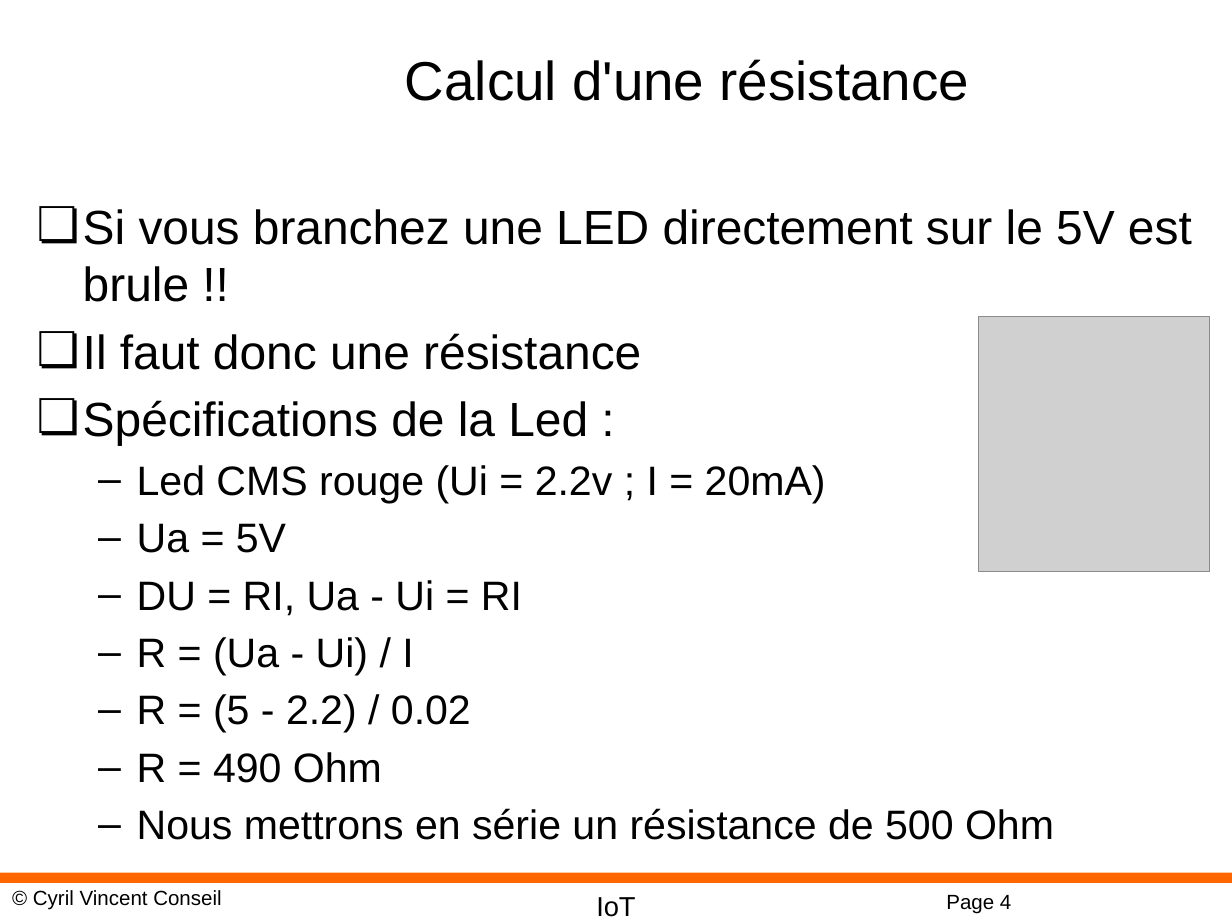
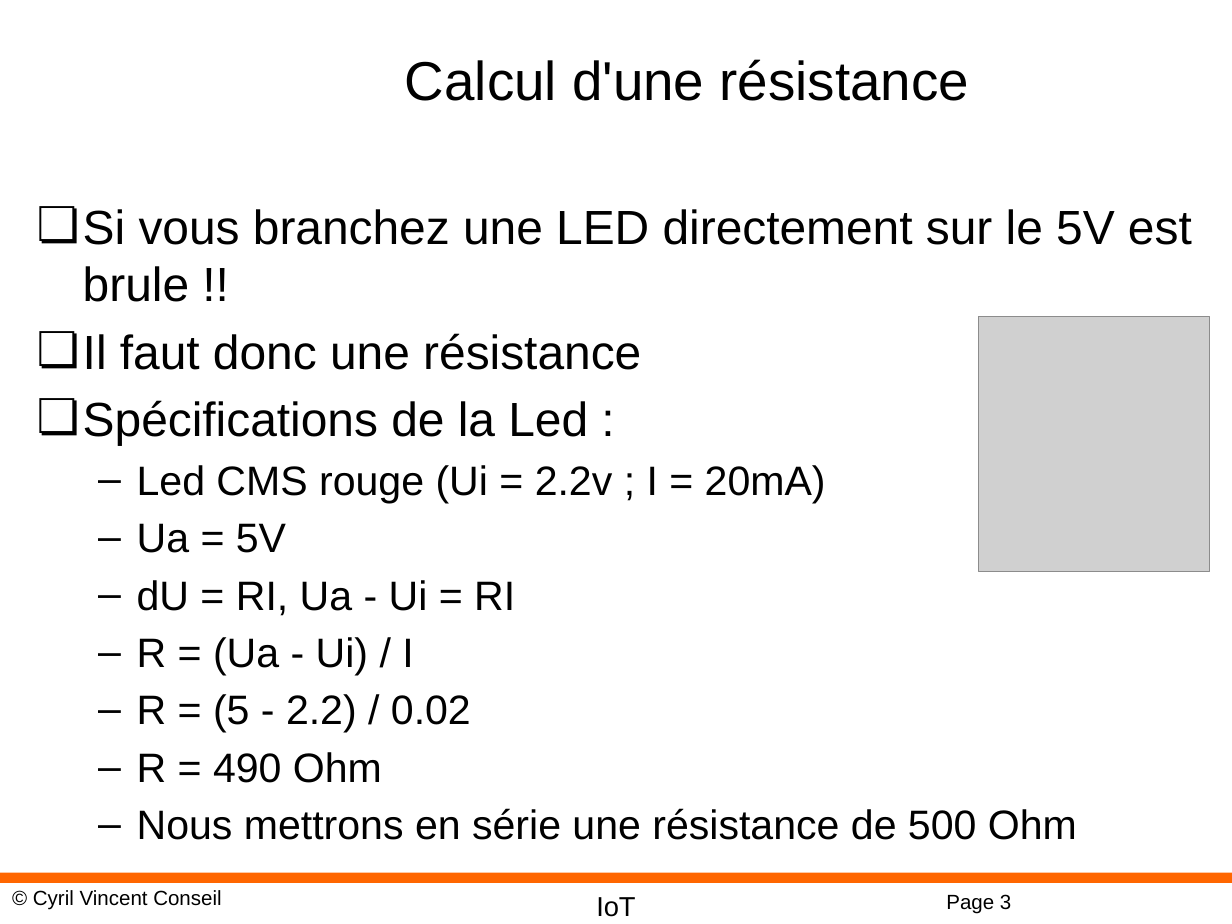
Before and after one commit to cyrilvincent/IoT, a slide deck: slide 3 of ppt/IoT03-ArduinoCabling.pptx (slide 4 before the commit). Drawn at 1232x924 pixels with LibreOffice and Linux fonts; fonts in the diff are those of the drawing; grey boxes stand for pictures; background and template pictures are left out. Boxes give left, top, right and bottom in pixels: in the first picture for what was removed or moved away, otherwise in the second. Text is boxed around its words. In the diff, an @@ line names an element or a change of style, - is before the commit and + after.

```diff
--- a/ppt/IoT03-ArduinoCabling.pptx
+++ b/ppt/IoT03-ArduinoCabling.pptx
@@ text at [137, 580, 515, 616]: text changed @@
-  – DU = RI, Ua - Ui = RI
+  – dU = RI, Ua - Ui = RI
@@ text at [137, 808, 1077, 840]: text changed @@
-  – Nous mettrons en série un résistance de 500 Ohm
+  – Nous mettrons en série une résistance de 500 Ohm
@@ page number at [946, 894, 1011, 914]: text changed @@
-Page 4
+Page 3
```
Also in this commit, not shown: 1 other slide changed, 4 slides added, 1 slide removed, 35 other files.
